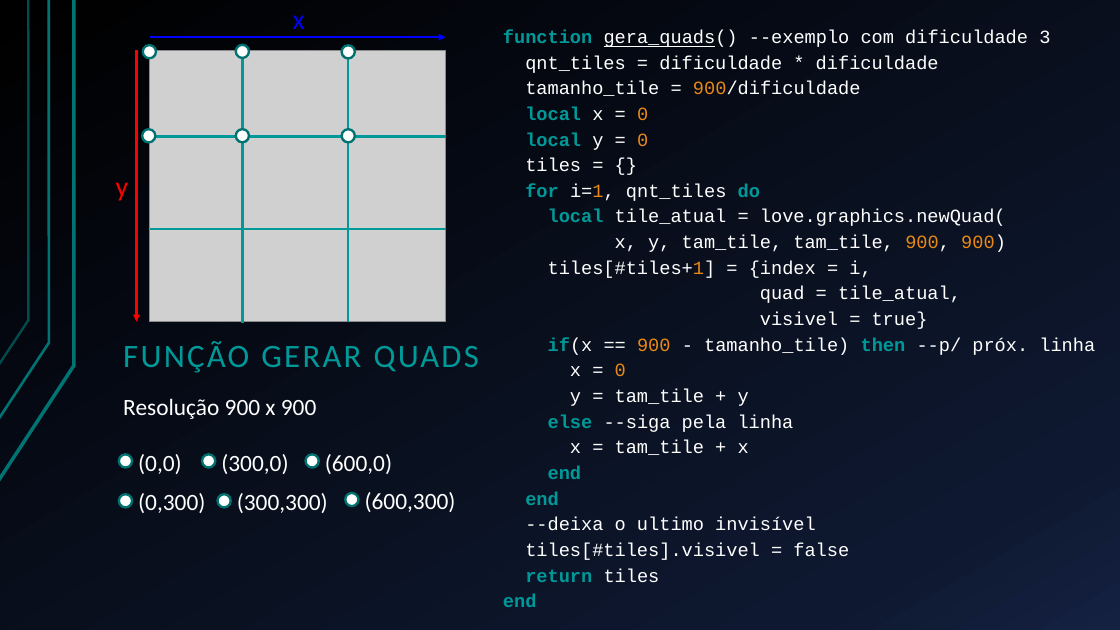
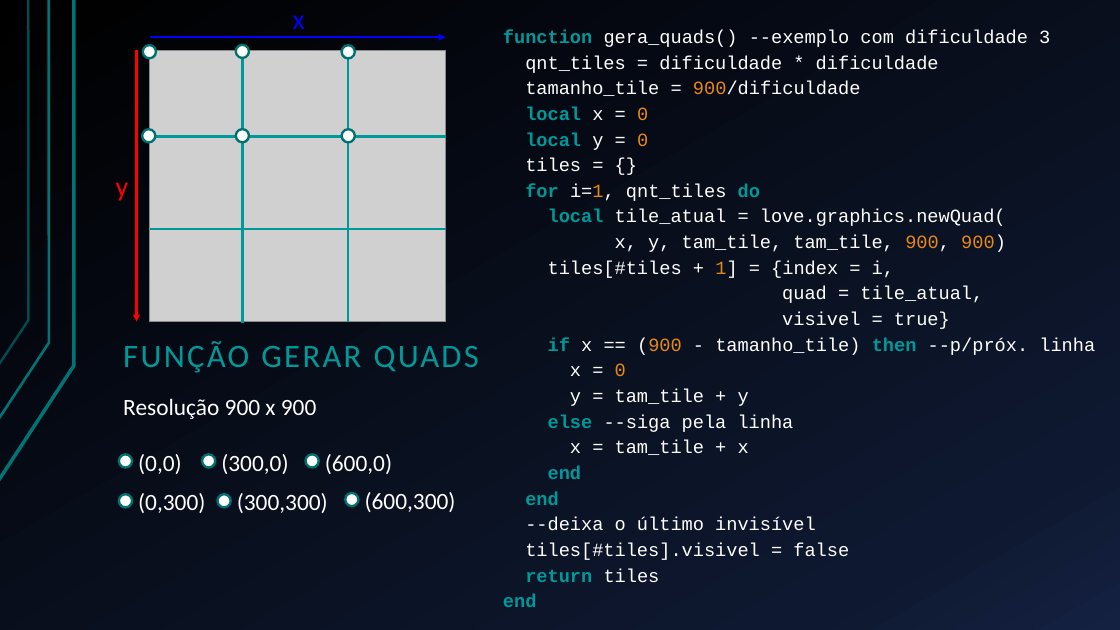
Before and after one commit to Esduard/INF1031-SLIDING_PUZZLE, a slide deck: slide 5 of Apresentação/Deslize.pptx. Drawn at 1120x630 pixels with LibreOffice and Linux fonts; fonts in the diff are those of the drawing; grey boxes stand for pictures. Boxes give left, top, right and bottom in pixels: in the first picture for what was removed or moved away, otherwise in the second. Text is boxed around its words. In the diff, an @@ line names an element or a change of style, - is before the commit and + after.

```diff
--- a/Apresentação/Deslize.pptx
+++ b/Apresentação/Deslize.pptx
@@ text at [503,30,1050,47]: underline off in "gera_quads()" @@
@@ text at [548,261,894,278]: spaces changed @@
-tiles[#tiles+1] = {index = i,
+tiles[#tiles + 1] = {index = i,
@@ text at [548,338,1095,355]: text changed @@
-if(x == 900 - tamanho_tile) then --p/ próx. linha
+if x == (900 - tamanho_tile) then --p/próx. linha
@@ text at [525,517,816,531]: text changed @@
---deixa o ultimo invisível
+--deixa o último invisível
```
Also in this commit, not shown: 4 other slides changed, 5 other files.
